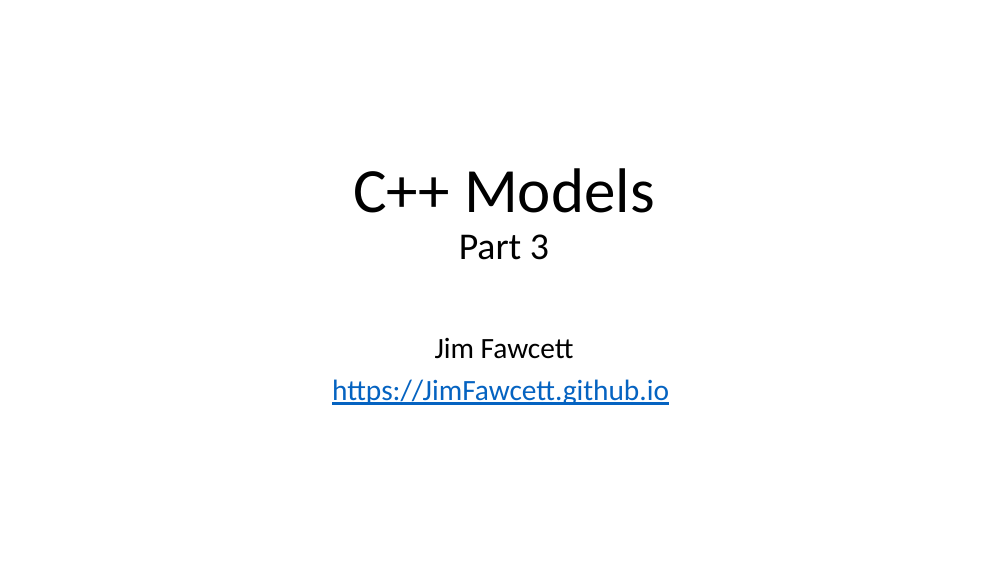
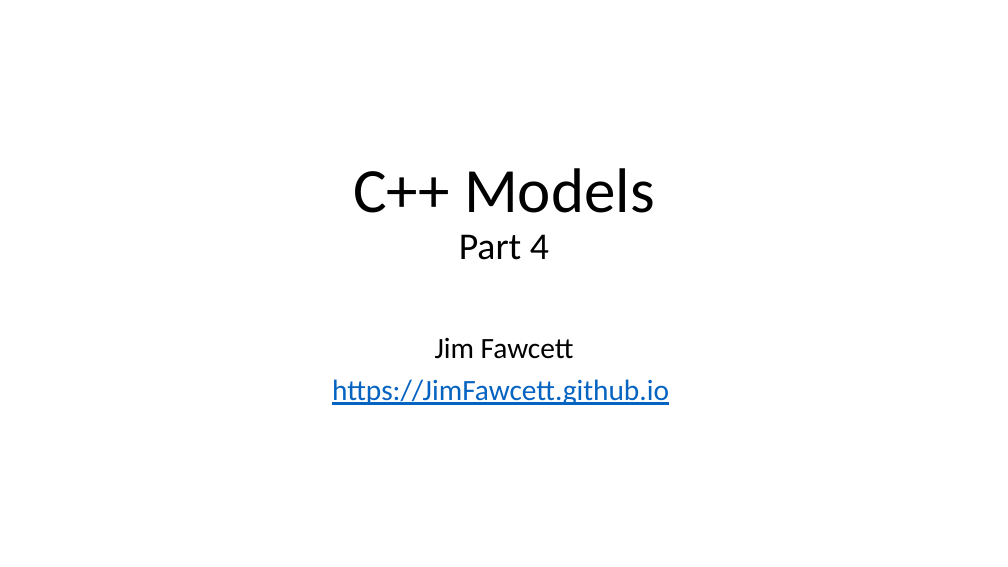
Before and after one commit to JimFawcett/JimFawcett.github.io, a slide deck: slide 1 of Resources/CppModels.pptx. Drawn at 1008x567 pixels with LibreOffice and Linux fonts; fonts in the diff are those of the drawing. Boxes give left, top, right and bottom in pixels: in the first picture for what was removed or moved away, otherwise in the second. Text is boxed around its words. In the diff, an @@ line names an element or a change of style, - is before the commit and + after.

```diff
--- a/Resources/CppModels.pptx
+++ b/Resources/CppModels.pptx
@@ title at bbox=[353, 168, 654, 260]: text changed @@
-C++ Models
-Part 3
+C++ Models
+Part 4
```
Also in this commit, not shown: 1 other slide changed, 1 other file.
